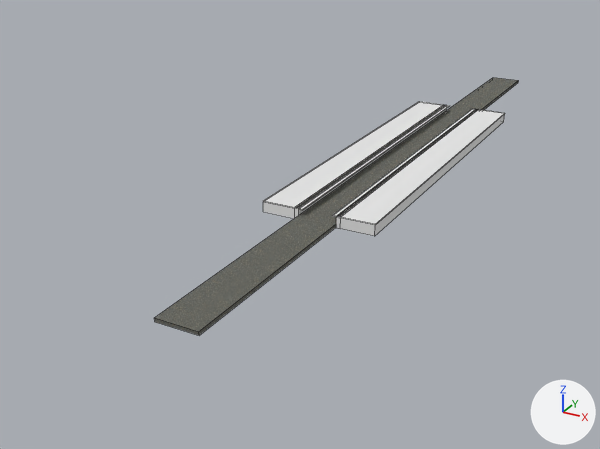
The Blender file blender_files/metro_station1.blend as it was, and as the next commit left it.
Camera for both pictures: a 50 mm camera at (57.3, -154.2, 52.1) aimed at (-13.3, -25.8, -12.1). The axes (+X, +Y, +Z) are drawn at lower right. The lights are the same throughout. Mesh edges are drawn as thin lines.

In view in the first picture: 'Cube', 'Sol'.
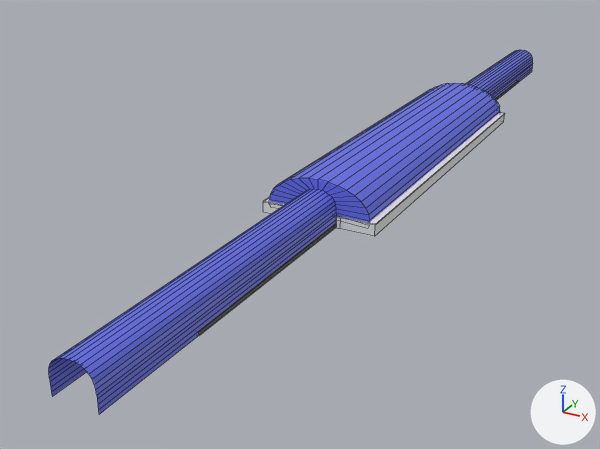
Commit message: Still working on the metro station

Diff of the bpy script that builds the scene:
```diff
--- a/blender_files/metro_station1.blend.py
+++ b/blender_files/metro_station1.blend.py
@@ mat_metal @@
+mat_metal = principled_material('Metal')
+mat_metal.base_color = (0.00614, 0.0132, 0.8)  # blue #121ee7
+mat_metal.roughness = 1.0
@@ mat_metal_2 @@
+mat_metal_2 = principled_material('Metal_2')
+mat_metal_2.base_color = (0.8, 0.8, 0.8)  # white #e7e7e7
+mat_metal_2.roughness = 1.0
@@ me_cube_002 @@
+me_cube_002.from_pydata(...)  # 88 vertices, 78 faces; spans x -4.88..-4.57, y -44.23..-39.79, z 4.03..4.8
+# faces by material slot: [60, 18]
+me_cube_002.materials.append(mat_metal_2)  # its picture is missing
+me_cube_002.materials.append(mat_metal)  # its picture is missing
@@ ob_mur @@
 ob_mur.location = (0.0, 0.0, 0.0)
-ob_mur.hide_set(True)
@@ ob_cube_001 @@
+ob_cube_001 = bpy.data.objects.new('Cube.001', me_cube_002)
+ob_cube_001.location = (0.0, 0.0, 0.0)
+_m = ob_cube_001.modifiers.new('Array', 'ARRAY')
+_m.count = 16
+_m.relative_offset_displace = (0.0, 1.0, 0.0)
+_m = ob_cube_001.modifiers.new('Mirror', 'MIRROR')
```

What differs and where, as boxes (x1, y1, x2, y2) in the pictures (600 x 449 px):
'Mur', shown (blue): after (49, 50, 533, 414)
'Sol', unchanged, covered by the edit: before (263, 101, 505, 236); after (263, 113, 505, 236)
'Cube', unchanged, covered by the edit: before (154, 78, 519, 335); after (198, 81, 519, 335)
